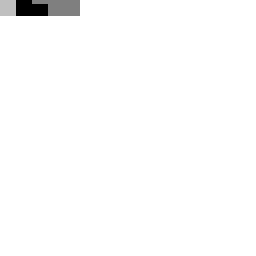
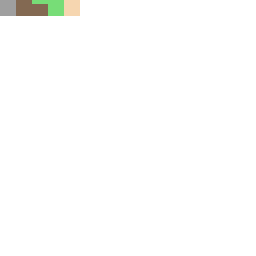
Layered file, before and after one edit (256 x 256). Changes by layer:
hid "Specular" over (0, 0, 80, 16)
showed "Diffuse" over (0, 0, 80, 16)
